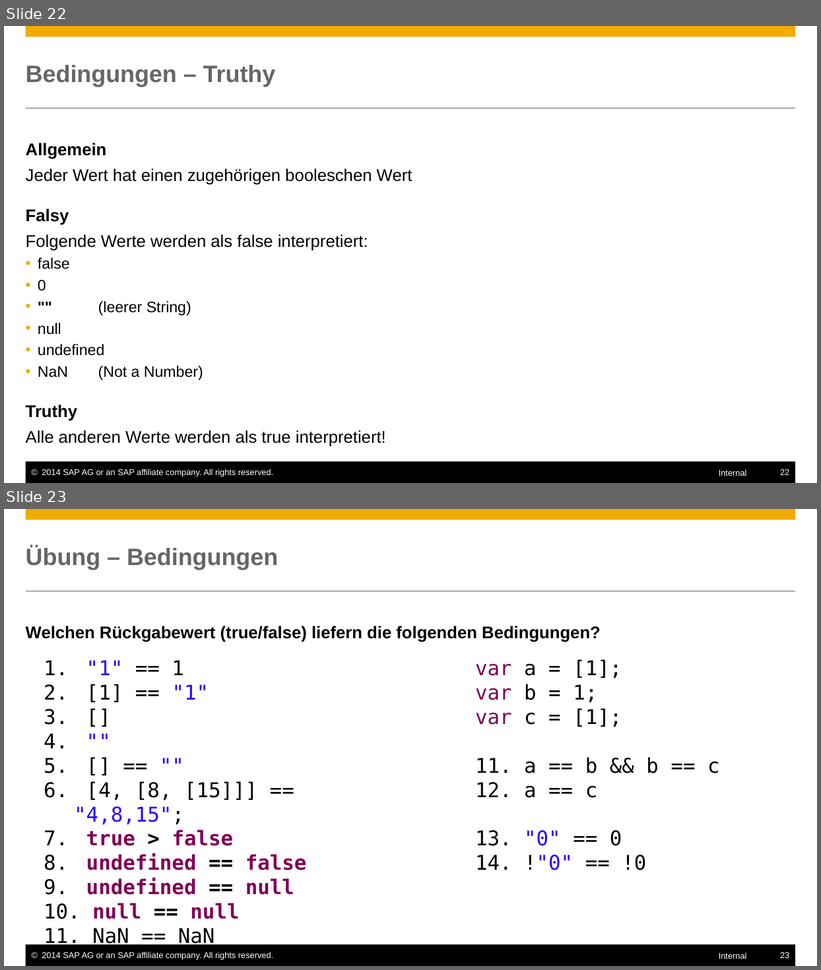
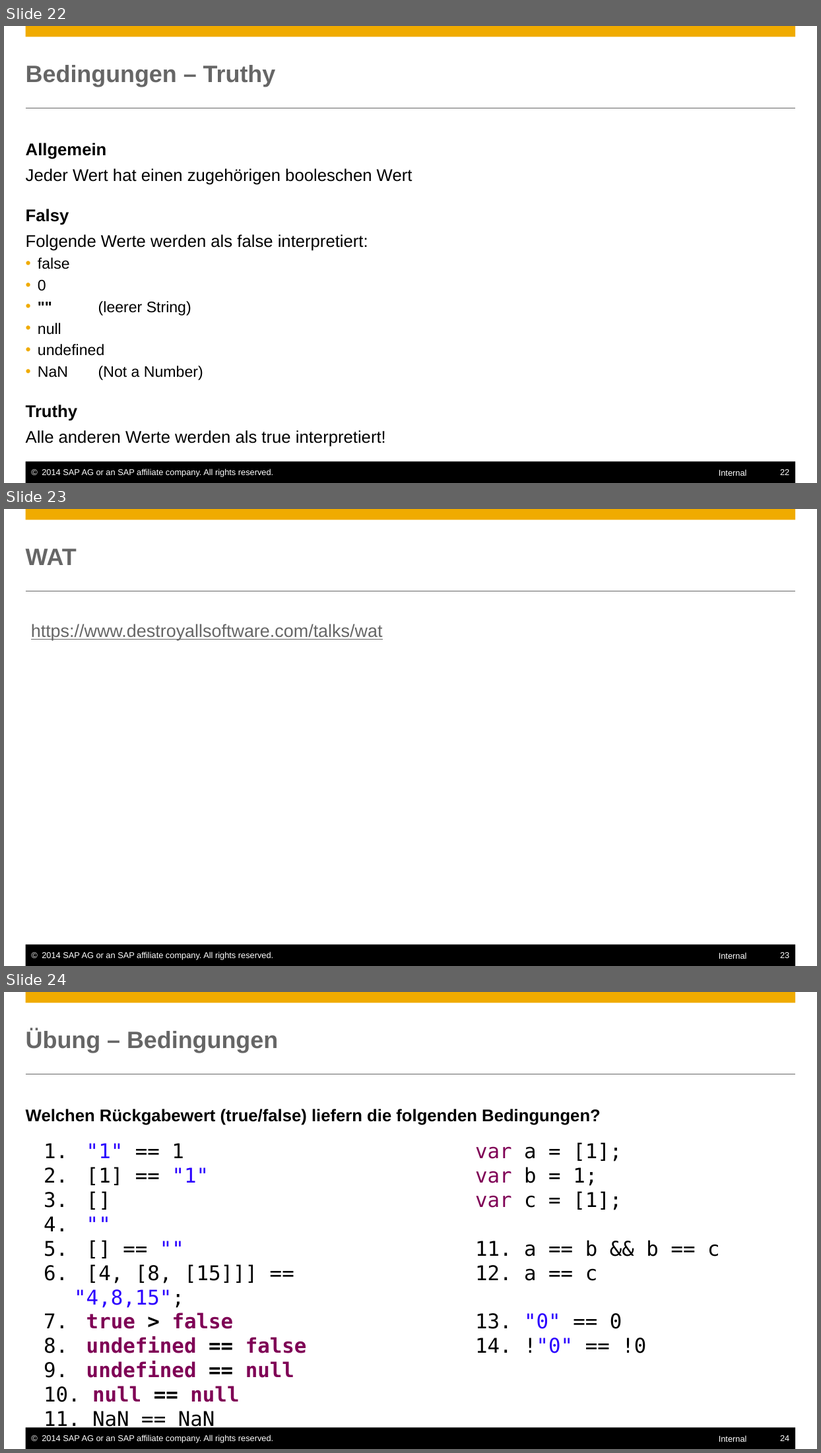
Before and after one commit to ofrendo/JSCrossCourse, a slide deck: JSCrosscourse.pptx. Shown one above the other, each under a label of ours: slides 22 and 23 before the commit, slides 22, 23 and 24 after it. The pictures are 821x970 and 821x1453 pixels, drawn with LibreOffice and Linux fonts; fonts in the diff are those of the drawing. Boxes give left, top, right and bottom in pixels: in the first picture for what was removed or moved away, otherwise in the second. Text is boxed around its words. In the diff, an @@ line names an element or a change of style, - is before the commit and + after.

```diff
--- a/JSCrosscourse.pptx
+++ b/JSCrosscourse.pptx
@@ slide 23 added at bbox=[4, 509, 817, 966], background #FFFFFF; not listed: 6 template elements that a slide beside it also shows @@
@@ title added at bbox=[26, 549, 77, 565], 28 pt, text #666666, bold @@
+WAT
@@ text added at bbox=[31, 624, 383, 640], 21 pt, text #666666, underline @@
+https://www.destroyallsoftware.com/talks/wat
@@ what was slide 23 is now slide 24 @@
@@ page number at bbox=[780, 1436, 789, 1441]: text changed @@
-23
+24
```
Also in this commit, not shown: 4 other files.
